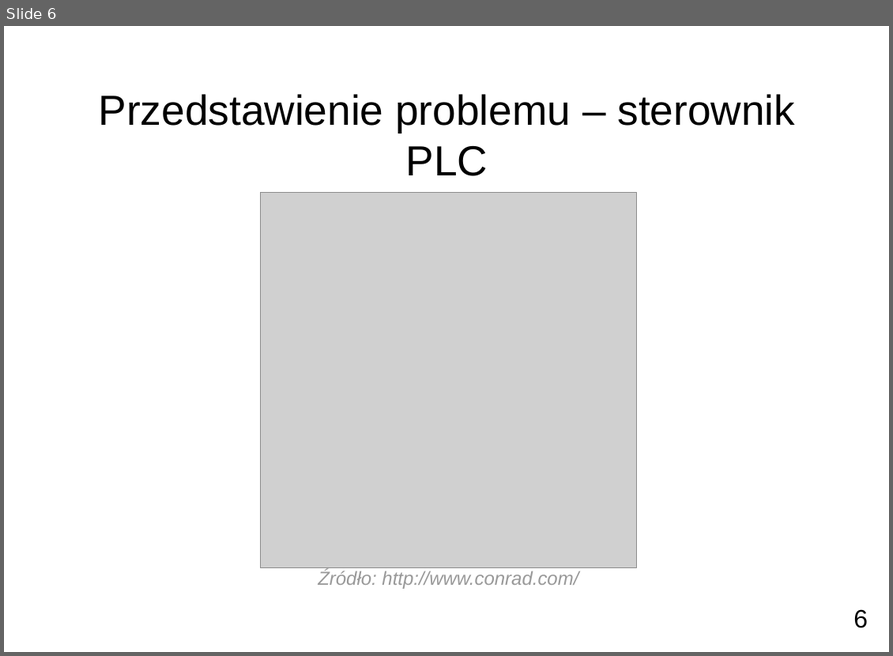
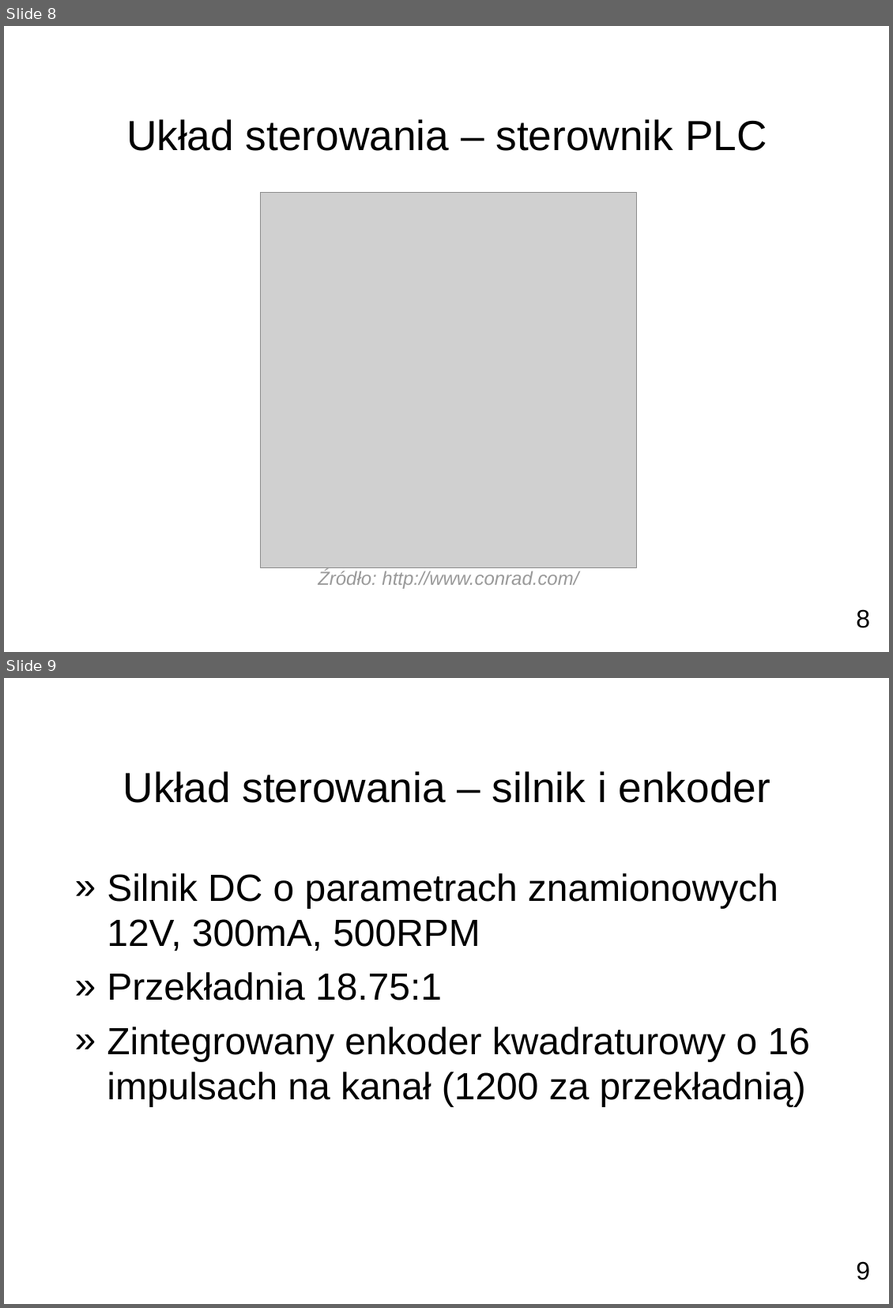
Before and after one commit to pbanaszkiewicz/msc-thesis, a slide deck: presentation/main.odp. Shown one above the other, each under a label of ours: slide 6 before the commit, slides 8 and 9 after it. The pictures are 893x656 and 893x1308 pixels, drawn with LibreOffice and Linux fonts; fonts in the diff are those of the drawing; grey boxes stand for pictures; background and template pictures are left out. Boxes give left, top, right and bottom in pixels: in the first picture for what was removed or moved away, otherwise in the second. Text is boxed around its words. In the diff, an @@ line names an element or a change of style, - is before the commit and + after.

```diff
--- a/presentation/main.odp
+++ b/presentation/main.odp
@@ slide 9 added at bbox=[4, 678, 889, 1304], background picture (left out) @@
@@ title added at bbox=[123, 771, 770, 803], 40 pt, text #000000 @@
+Układ sterowania – silnik i enkoder
@@ text added at bbox=[107, 873, 810, 1106], 36 pt, text #000000 @@
+» Silnik DC o parametrach znamionowych 12V, 300mA, 500RPM
+» Przekładnia 18.75:1
+» Zintegrowany enkoder kwadraturowy o 16 impulsach na kanał (1200 za przekładnią)
@@ page number added at bbox=[856, 1261, 870, 1280], 24 pt, text #000000 @@
+9
@@ what was slide 6 is now slide 8 @@
@@ slide 8 changed as well @@
@@ title at bbox=[126, 119, 767, 151]: text changed @@
-Przedstawienie problemu – sterownik PLC
+Układ sterowania – sterownik PLC
@@ page number removed at bbox=[853, 609, 867, 628] @@
-6
@@ page number added at bbox=[856, 609, 870, 628], 24 pt, text #000000 @@
+8
```
Also in this commit, not shown: 5 other slides changed, 25 other slides added, 1 slide removed, 32 other files.
